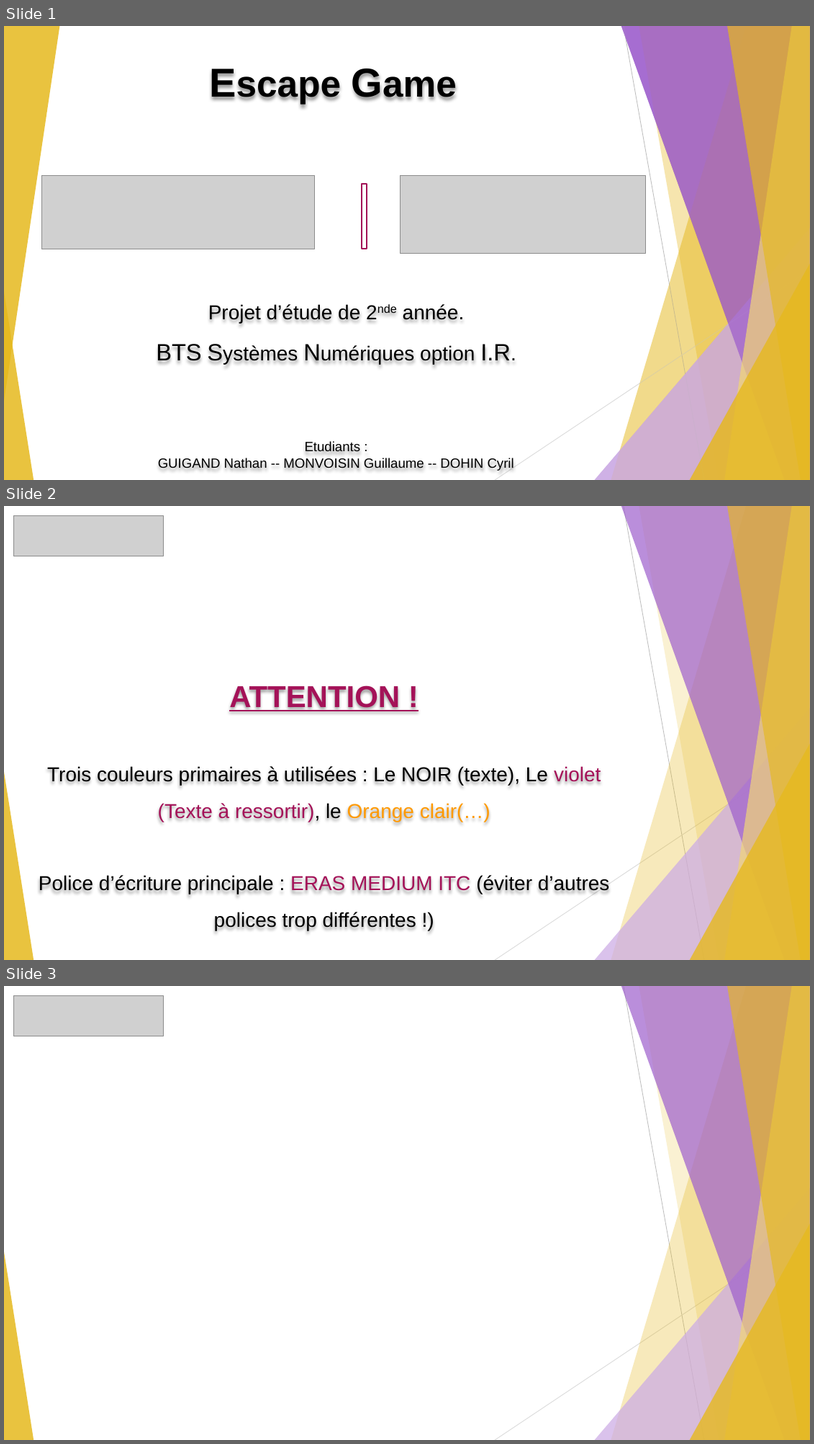
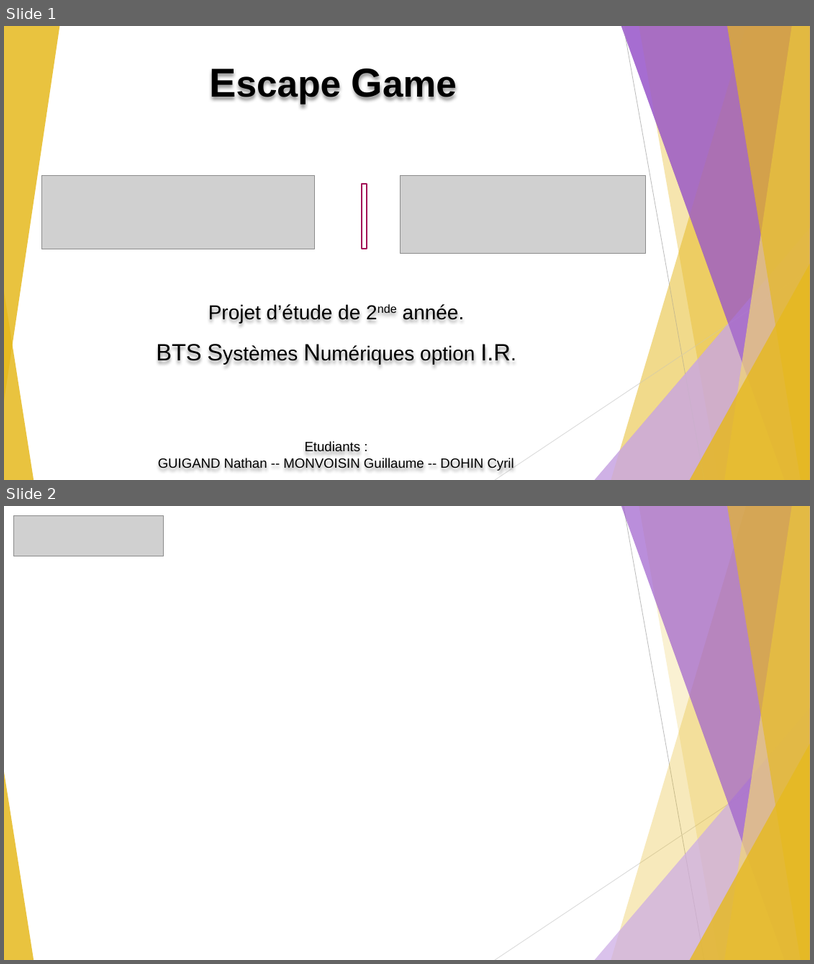
Before and after one commit to GuiguiMvn/Systeme-Escape-Game-Telethon, a slide deck: Nathan/PowerPoint modèle (à copier_coller).pptx. Shown one above the other, each under a label of ours: slides 1, 2 and 3 before the commit, slides 1 and 2 after it. The pictures are 814x1444 and 814x964 pixels, drawn with LibreOffice and Linux fonts; fonts in the diff are those of the drawing; grey boxes stand for pictures. Boxes give left, top, right and bottom in pixels: in the first picture for what was removed or moved away, otherwise in the second. Text is boxed around its words. In the diff, an @@ line names an element or a change of style, - is before the commit and + after.

```diff
--- a/Nathan/PowerPoint modèle (à copier_coller).pptx
+++ b/Nathan/PowerPoint modèle (à copier_coller).pptx
@@ slide 2 removed at <box>4,506,810,960</box>, background #FFFFFF; not listed: 10 template elements that a slide beside it also shows @@
@@ picture removed at <box>13,515,164,556</box> @@
@@ text removed at <box>39,682,610,930</box> @@
-ATTENTION !
-Trois couleurs primaires à utilisées : Le NOIR (texte), Le violet (Texte à ressortir), le Orange clair(…)
-Police d’écriture principale : ERAS MEDIUM ITC (éviter d’autres polices trop différentes !)
@@ what was slide 3 is now slide 2 @@
```
Also in this commit, not shown: 3 slides added.
